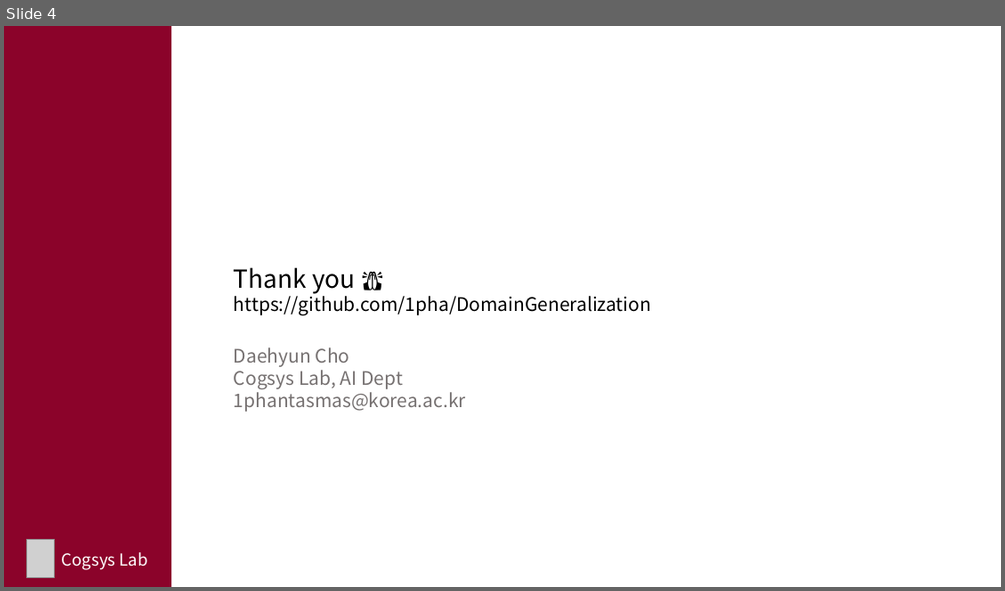
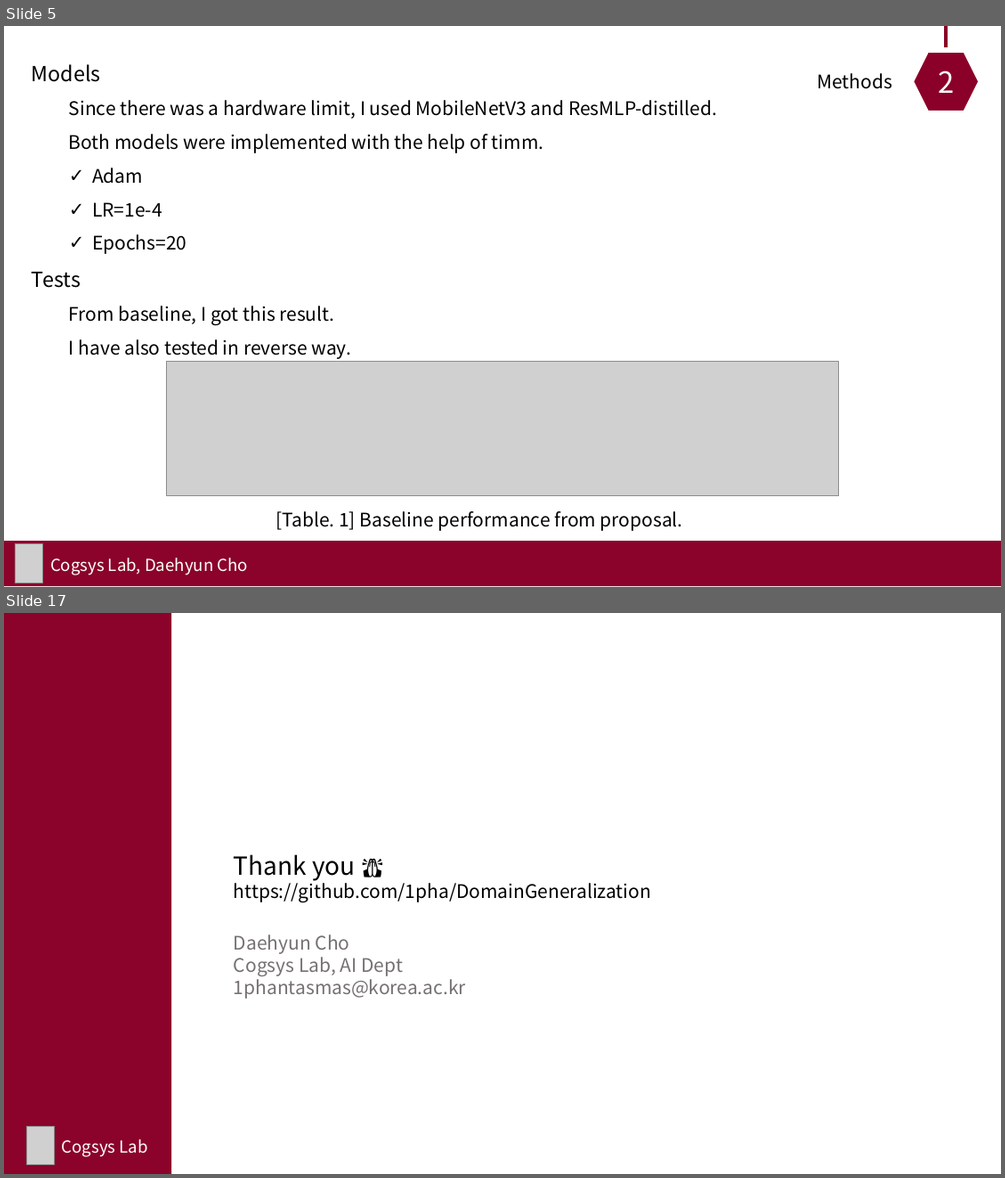
Before and after one commit to 1pha/DomainGeneralization, a slide deck: assets/Project2 Result.pptx. Shown one above the other, each under a label of ours: slide 4 before the commit, slides 5 and 17 after it; the slides between them are not shown. The pictures are 1005x591 and 1005x1178 pixels, drawn with LibreOffice and Linux fonts; fonts in the diff are those of the drawing; grey boxes stand for pictures. Boxes give left, top, right and bottom in pixels: in the first picture for what was removed or moved away, otherwise in the second. Text is boxed around its words. In the diff, an @@ line names an element or a change of style, - is before the commit and + after.

Commit message:
[Adapt] final results

```diff
--- a/assets/Project2 Result.pptx
+++ b/assets/Project2 Result.pptx
@@ slide 5 added at (x1=4, y1=26, x2=1001, y2=587), background #FFFFFF @@
@@ hexagon added at (x1=908, y1=47, x2=984, y2=117), fill #8B0028, outline #FFFFFF 10 pt, 28 pt, text #FFFFFF @@
+2
@@ line added from (947, 26) to (947, 47), #8B0028 3 pt @@
@@ text added at (x1=32, y1=64, x2=717, y2=359), 18 pt, text #000000 @@
+Models
+  Since there was a hardware limit, I used MobileNetV3 and ResMLP-distilled.
+  Both models were implemented with the help of timm.
+  ✓ Adam
+  ✓ LR=1e-4
+  ✓ Epochs=20
+Tests
+From baseline, I got this result.
+  I have also tested in reverse way.
@@ text added at (x1=817, y1=73, x2=892, y2=89), 18 pt, text #000000 @@
+Methods
@@ picture added at (x1=167, y1=361, x2=839, y2=495) @@
@@ text added at (x1=275, y1=511, x2=683, y2=531), 18 pt, text #000000 @@
+[Table. 1] Baseline performance from proposal.
@@ rectangle added at (x1=4, y1=540, x2=1001, y2=586), fill #8B032A @@
@@ picture added at (x1=16, y1=544, x2=43, y2=583) @@
@@ text added at (x1=50, y1=557, x2=248, y2=575), 16 pt, text #FFFFFF @@
+Cogsys Lab, Daehyun Cho
@@ what was slide 4 is now slide 17 @@
```
Also in this commit, not shown: 3 slides changed, 12 other slides added, 1 slide removed, 9 other files.
